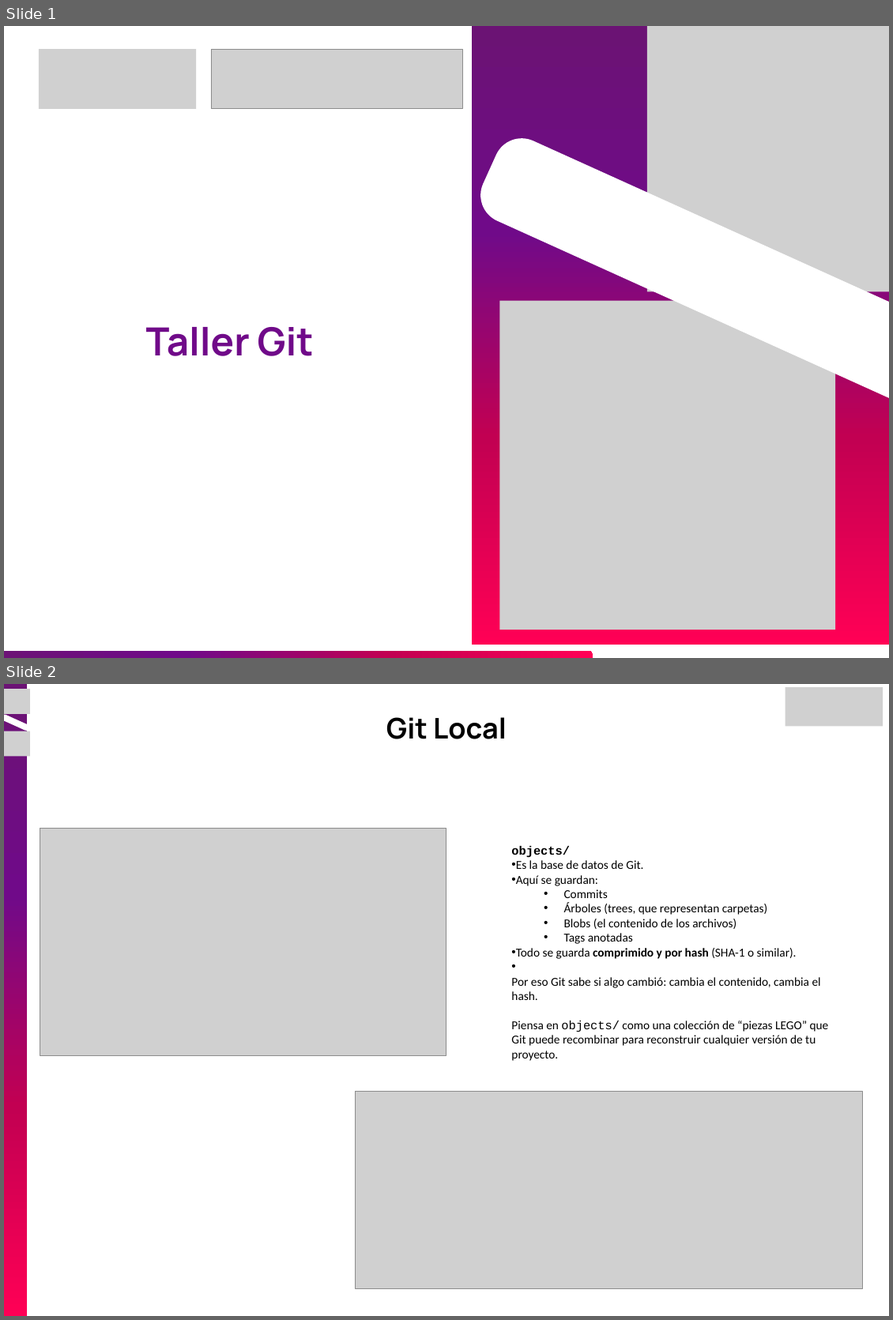
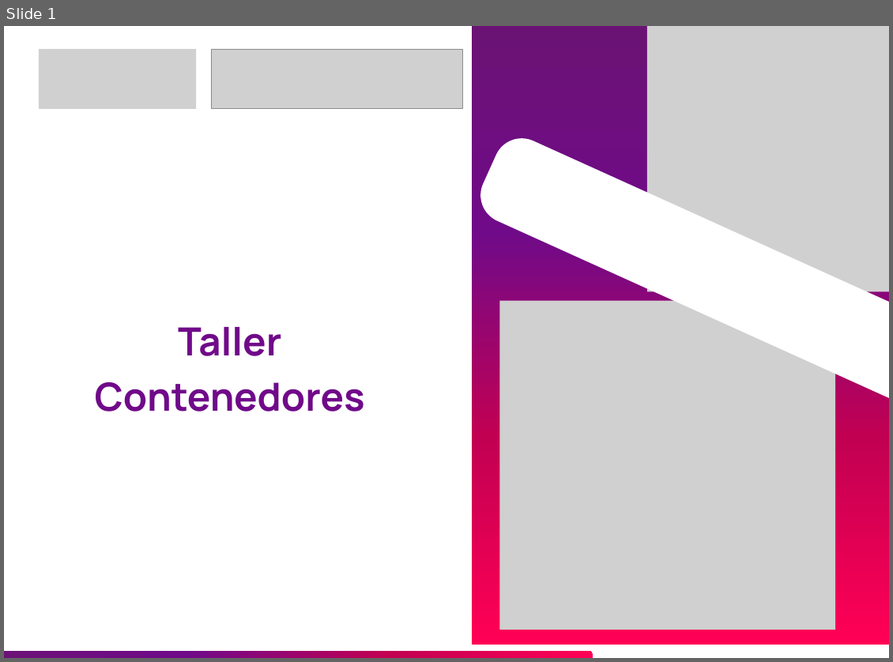
Before and after one commit to JEstebanMejiaV/curso-ingenieria-de-datos, a slide deck: modulo-01_fundamentos/taller-contenedores/materiales-taller-contenedores.pptx. Shown one above the other, each under a label of ours: slides 1 and 2 before the commit, slide 1 after it. The pictures are 893x1320 and 893x662 pixels, drawn with LibreOffice and Linux fonts; fonts in the diff are those of the drawing; grey boxes stand for pictures. Boxes give left, top, right and bottom in pixels: in the first picture for what was removed or moved away, otherwise in the second. Text is boxed around its words. In the diff, an @@ line names an element or a change of style, - is before the commit and + after.

Commit message:
fix taller contenedores v2.0.2

```diff
--- a/modulo-01_fundamentos/taller-contenedores/materiales-taller-contenedores.pptx
+++ b/modulo-01_fundamentos/taller-contenedores/materiales-taller-contenedores.pptx
@@ slide 2 removed at (x1=4, y1=684, x2=889, y2=1316), background #FFFFFF @@
@@ picture removed at (x1=785, y1=687, x2=882, y2=727) @@
@@ group removed at (x1=4, y1=684, x2=31, y2=1316): 2 freeform shapes, 2 pictures @@
@@ text removed at (x1=386, y1=717, x2=506, y2=739) @@
-Git Local
@@ picture removed at (x1=40, y1=828, x2=446, y2=1055) @@
@@ text removed at (x1=511, y1=846, x2=829, y2=1061) @@
-objects/
-• Es la base de datos de Git.
-• Aquí se guardan:
-  • Commits
-  • Árboles (trees, que representan carpetas)
-  • Blobs (el contenido de los archivos)
-  • Tags anotadas
-• Todo se guarda comprimido y por hash (SHA-1 o similar).
-• Por eso Git sabe si algo cambió: cambia el contenido, cambia el hash.
-Piensa en objects/ como una colección de “piezas LEGO” que Git puede recombinar para reconstruir cualquier versión de tu proyecto.
@@ picture removed at (x1=356, y1=1091, x2=862, y2=1289) @@
@@ slide 1 changed as well @@
@@ text at (x1=95, y1=327, x2=365, y2=412): text changed @@
-Taller Git
+Taller Contenedores
```
Also in this commit, not shown: 11 slides added, 10 other slides removed, 2 other files.
